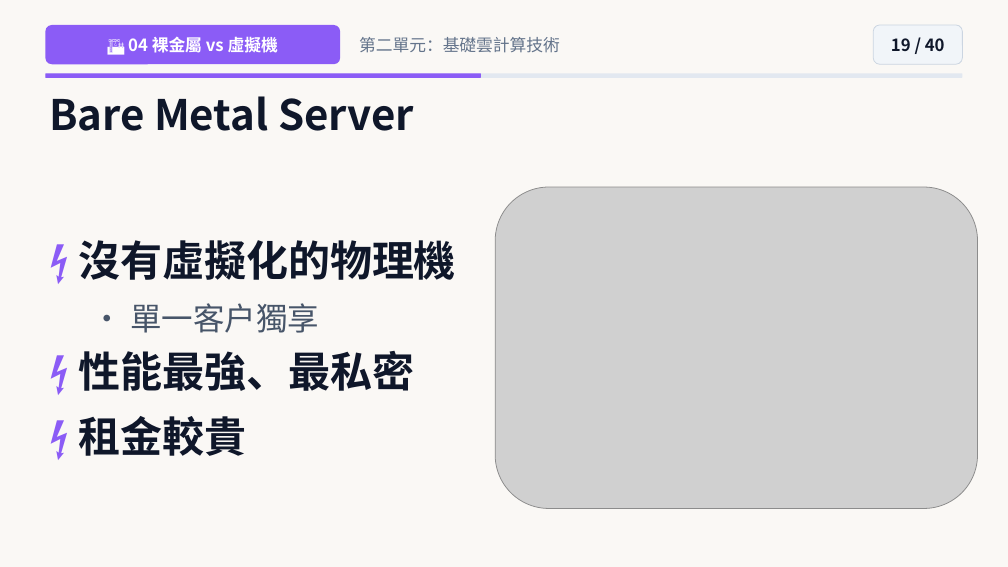
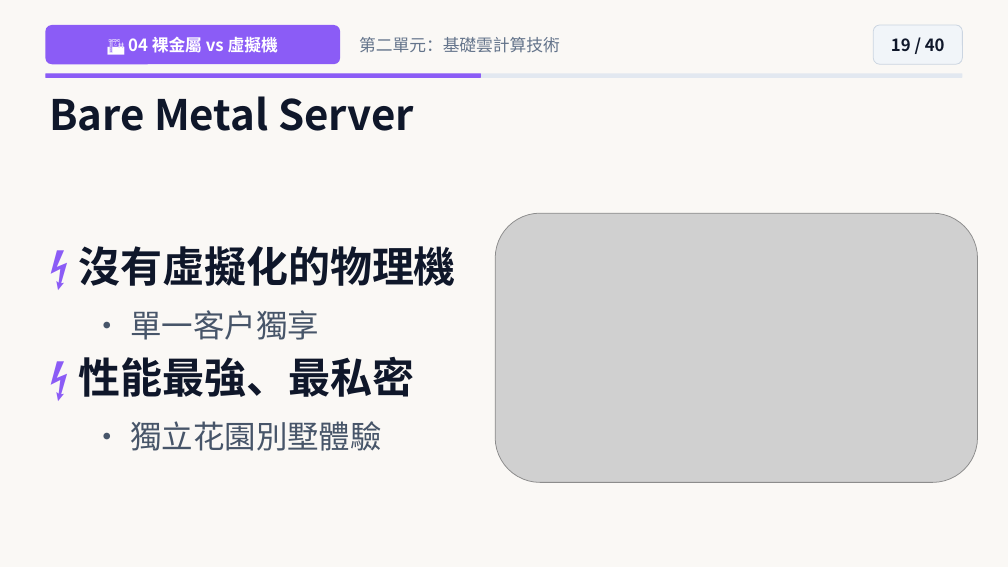
Before and after one commit to joe-ging/seed-cloud-curriculum, a slide deck: slide 19 of downloads/Deck01_Cloud_Level2_NextGen_Pixar_Theme.pptx. Drawn at 1008x567 pixels with LibreOffice and Linux fonts; fonts in the diff are those of the drawing; grey boxes stand for pictures. Boxes give left, top, right and bottom in pixels: in the first picture for what was removed or moved away, otherwise in the second. Text is boxed around its words. In the diff, an @@ line names an element or a change of style, - is before the commit and + after.

```diff
--- a/downloads/Deck01_Cloud_Level2_NextGen_Pixar_Theme.pptx
+++ b/downloads/Deck01_Cloud_Level2_NextGen_Pixar_Theme.pptx
@@ picture: place and size @@
-picture at [495, 187, 978, 508]
+picture at [495, 213, 978, 482]
@@ text at [130, 421, 382, 451]: text changed; size 40 to 30 pt; text colour #0F172A to #475569; bold off @@
-⚡ 租金較貴
+• 獨立花園別墅體驗
```
Also in this commit, not shown: 22 other slides changed, 24 other files.
